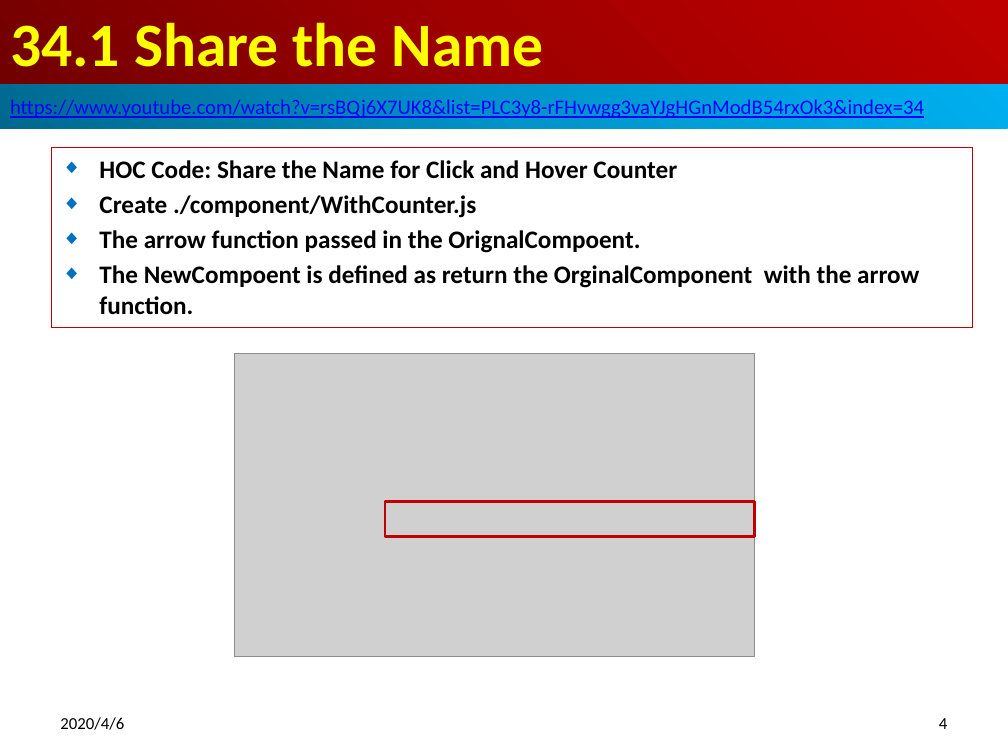
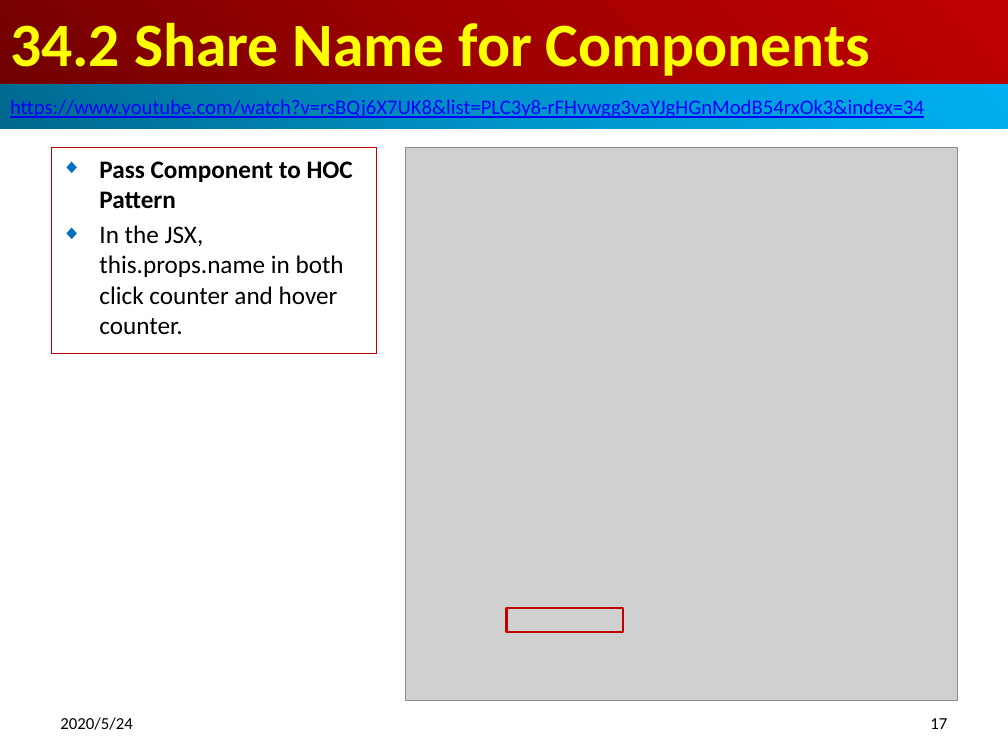
Before and after one commit to peterhchen/800-React-Hook, a slide deck: slide 17 of 34_HOC2.pptx (slide 4 before the commit). Drawn at 1008x756 pixels with LibreOffice and Linux fonts; fonts in the diff are those of the drawing; grey boxes stand for pictures. Boxes give left, top, right and bottom in pixels: in the first picture for what was removed or moved away, otherwise in the second. Text is boxed around its words. In the diff, an @@ line names an element or a change of style, - is before the commit and + after.

```diff
--- a/34_HOC2.pptx
+++ b/34_HOC2.pptx
@@ title at bbox=[10, 22, 870, 76]: text changed @@
-34.1 Share the Name
+34.2 Share Name for Components
@@ subtitle "Pass Component to HOC Pattern": place and size @@
-subtitle "Pass Component to HOC Pattern" at bbox=[51, 148, 972, 328]
+subtitle "Pass Component to HOC Pattern" at bbox=[51, 148, 377, 354]
@@ picture added at bbox=[405, 148, 958, 701] @@
@@ subtitle at bbox=[99, 161, 353, 335]: text changed; bold off @@
-◆ HOC Code: Share the Name for Click and Hover Counter
-◆ Create ./component/WithCounter.js
-◆ The arrow function passed in the OrignalCompoent.
-◆ The NewCompoent is defined as return the OrginalComponent with the arrow function.
+◆ Pass Component to HOC Pattern
+◆ In the JSX, this.props.name in both click counter and hover counter.
@@ picture removed at bbox=[234, 354, 755, 657] @@
@@ rectangle: place and size @@
-rectangle at bbox=[385, 502, 755, 537]
+rectangle at bbox=[506, 608, 623, 632]
@@ text at bbox=[60, 717, 132, 730]: text changed @@
-2020/4/6
+2020/5/24
@@ page number at bbox=[930, 718, 947, 729]: text changed @@
-4
+17
```
Also in this commit, not shown: 18 other slides changed, 15 slides added.
